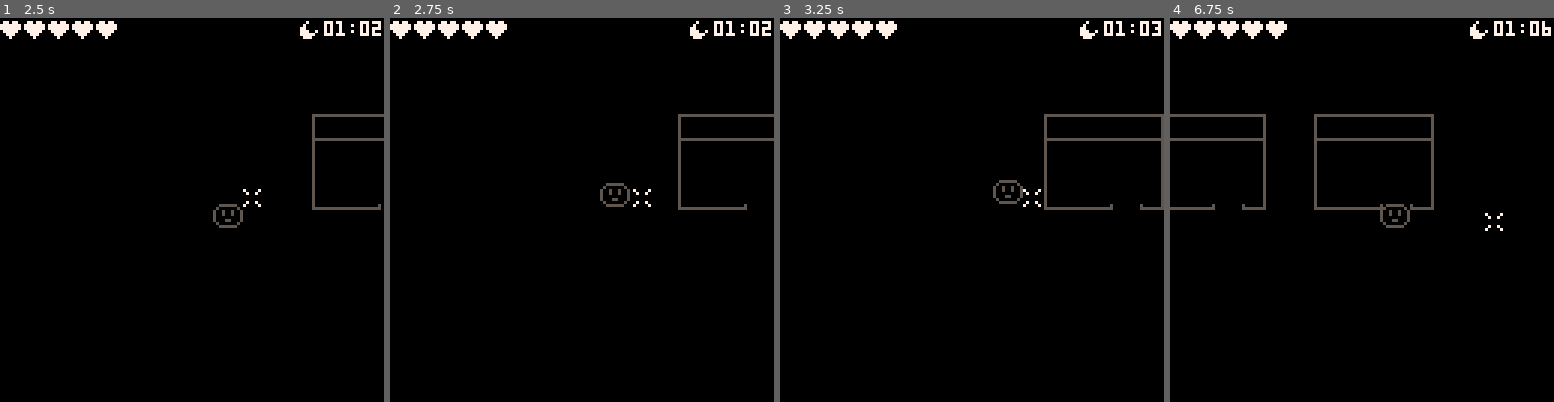
Above: before the commit, frames 1-4 (left to right).
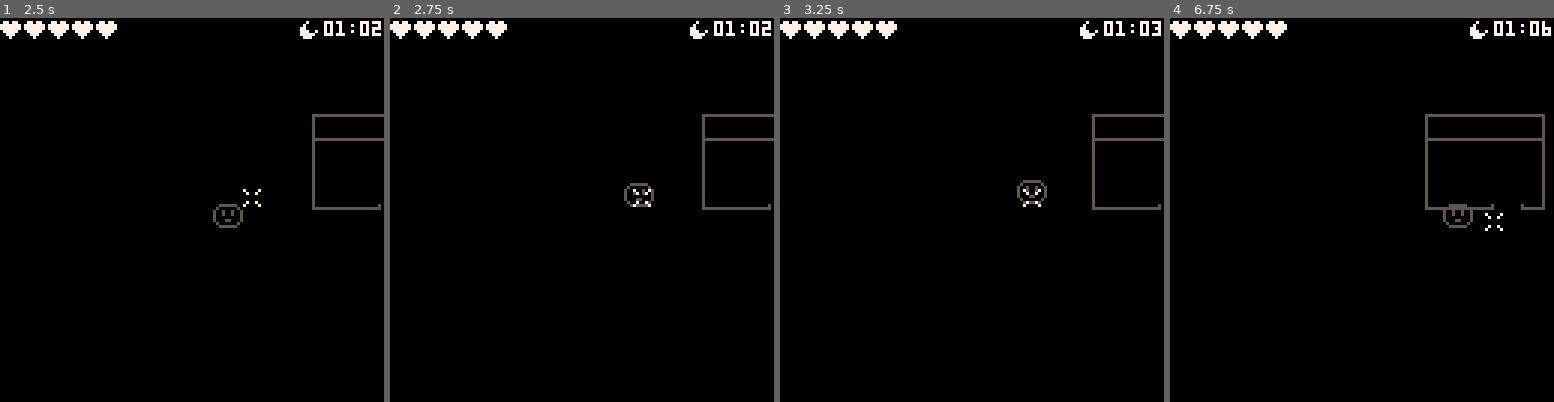
Above: after the commit, the same moments.

Repository: Lyatus/ld43
Game: PICO-8 cartridge ld43.p8
Same seed, same stepped clock (60 frames per second), same inputs: the game is played once before the commit and once after it.
Inputs:
- Up to frame 1 (2.5 s): tap O (Z key) at 0.7, 1.7, 2.1 s; hold Right 1.6-2.1 s; hold Up 2.15-2.42 s; hold Right from 2.47 s (still down)
- Up to frame 2 (2.75 s): keep holding Right; tap O (Z key) at 2.5 s
- Up to frame 3 (3.25 s): tap O (Z key) at 2.9 s; release Right at 3.03 s; hold Left from 3.08 s (still down)
- Up to frame 4 (6.75 s): tap O (Z key) every 0.4 s from 3.3 to 6.5 s; release Left at 3.58 s; hold Down 3.63-3.97 s; hold Right 4.02-4.68 s; hold Up 4.73-5.03 s; hold Left 5.08-5.68 s; hold Down 5.73-6.03 s; hold Right 6.08-6.58 s; hold Right from 6.63 s (still down)

Frame 1 is identical in both runs. In frame 2, 0.9% of the frame differs, in the area x 54-100%, y 25-50%; in frame 3, 1.2%; in frame 4, 3.1%, in the area x 0-98%, y 25-55%.

Commit message:
Smooth camera

Diff:
--- a/ld43.p8
+++ b/ld43.p8
@@ -64,7 +64,7 @@
 	if tma_dst and tma_frame % 6 < 2 then
 		off_y -= 1
 	end
-	spr(1,tma_x-map_x*8+off_x,tma_y-map_y*8+off_y,2,2)
+	spr(1,tma_x-map_x+off_x,tma_y-map_y+off_y,2,2)
 end
 function tma_goto(x, y)
 	tma_dst = true
@@ -80,20 +80,20 @@
 	map_y = 0
 end
 function map_update()
-	if map_x+10 < tma_x/8 then map_move(1,0) end
-	if map_x+6 > tma_x/8 then map_move(-1,0) end
-	if map_y+10 < tma_y/8 then map_move(0,1) end
-	if map_y+6 > tma_y/8 then map_move(0,-1) end
+	if map_x+32 < tma_x then map_move(1,0) end
+	if map_x+96 > tma_x then map_move(-1,0) end
+	if map_y+32 < tma_y then map_move(0,1) end
+	if map_y+96 > tma_y then map_move(0,-1) end
 end
 function map_draw()
-	map(map_x, map_y, 0, 0, 16, 16)
+	map(map_x/8, map_y/8, -(map_x%8), -(map_y%8), 17, 17)
 end
 function map_move(x, y)
 	-- return true if actually moved
 	local old_map_x = map_x
 	local old_map_y = map_y
-	map_x = mid(0, map_x+x, 16)
-	map_y = mid(0, map_y+y, 16)
+	map_x = mid(0, map_x+x, 128)
+	map_y = mid(0, map_y+y, 128)
 	return old_map_x != map_x or old_map_x != map_y
 end
 
@@ -109,7 +109,7 @@
 		if act then
 			act.f()
 		else -- tama destination
-			tma_goto(crs_x*8+map_x*8+4, crs_y*8+map_y*8+4)
+			tma_goto(crs_x*8+map_x+4, crs_y*8+map_y+4)
 		end
 	end
 	if btnp(0) then crs_x -= 1 end
